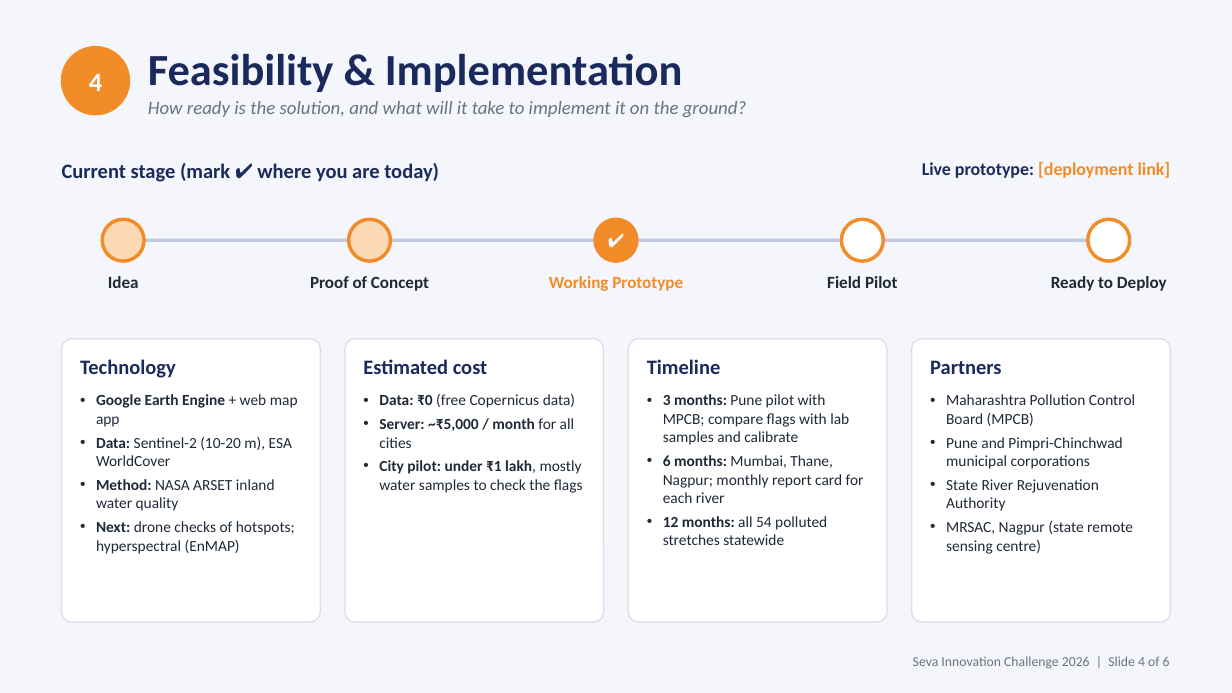
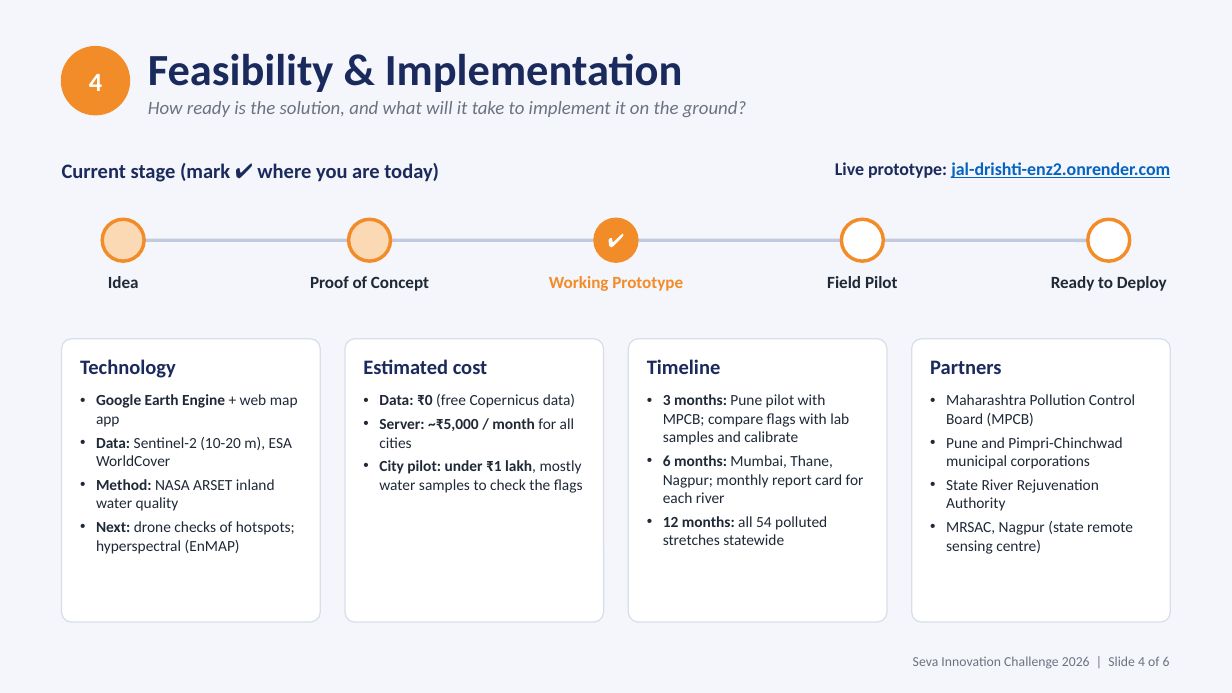
Before and after one commit to sujalappa/jal-drishti, a slide deck: slide 4 of presentation/Jal-drishti_AI_Seva_2026.pptx. Drawn at 1232x693 pixels with LibreOffice and Linux fonts; fonts in the diff are those of the drawing. Boxes give left, top, right and bottom in pixels: in the first picture for what was removed or moved away, otherwise in the second. Text is boxed around its words. In the diff, an @@ line names an element or a change of style, - is before the commit and + after.

```diff
--- a/presentation/Jal-drishti_AI_Seva_2026.pptx
+++ b/presentation/Jal-drishti_AI_Seva_2026.pptx
@@ text at (x1=835, y1=162, x2=1170, y2=178): text changed; text colour #F28C28 to #0563C1 @@
-Live prototype: [deployment link]
+Live prototype: jal-drishti-enz2.onrender.com
```
Also in this commit, not shown: 2 other slides changed, 5 other files.
